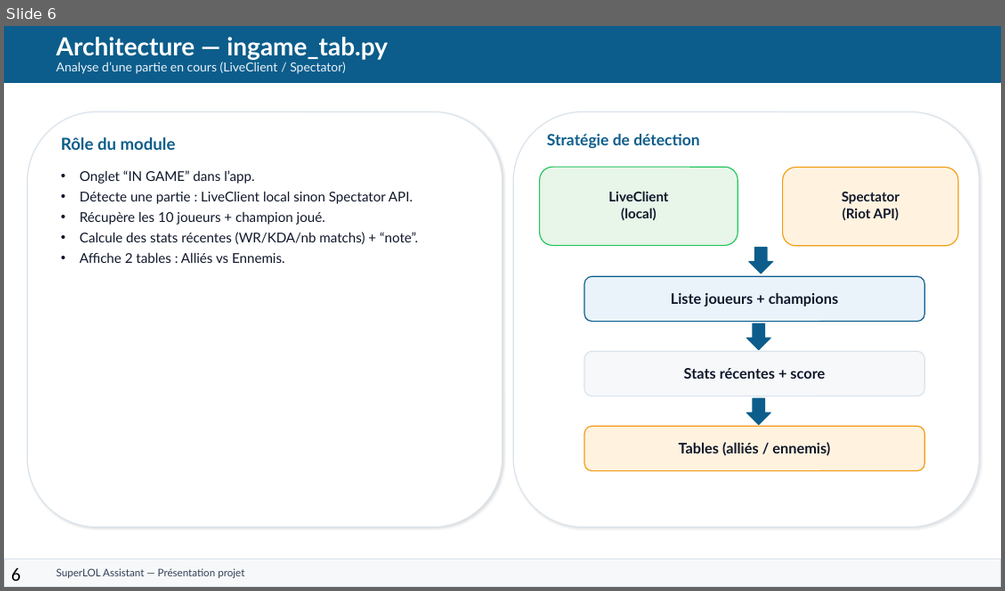
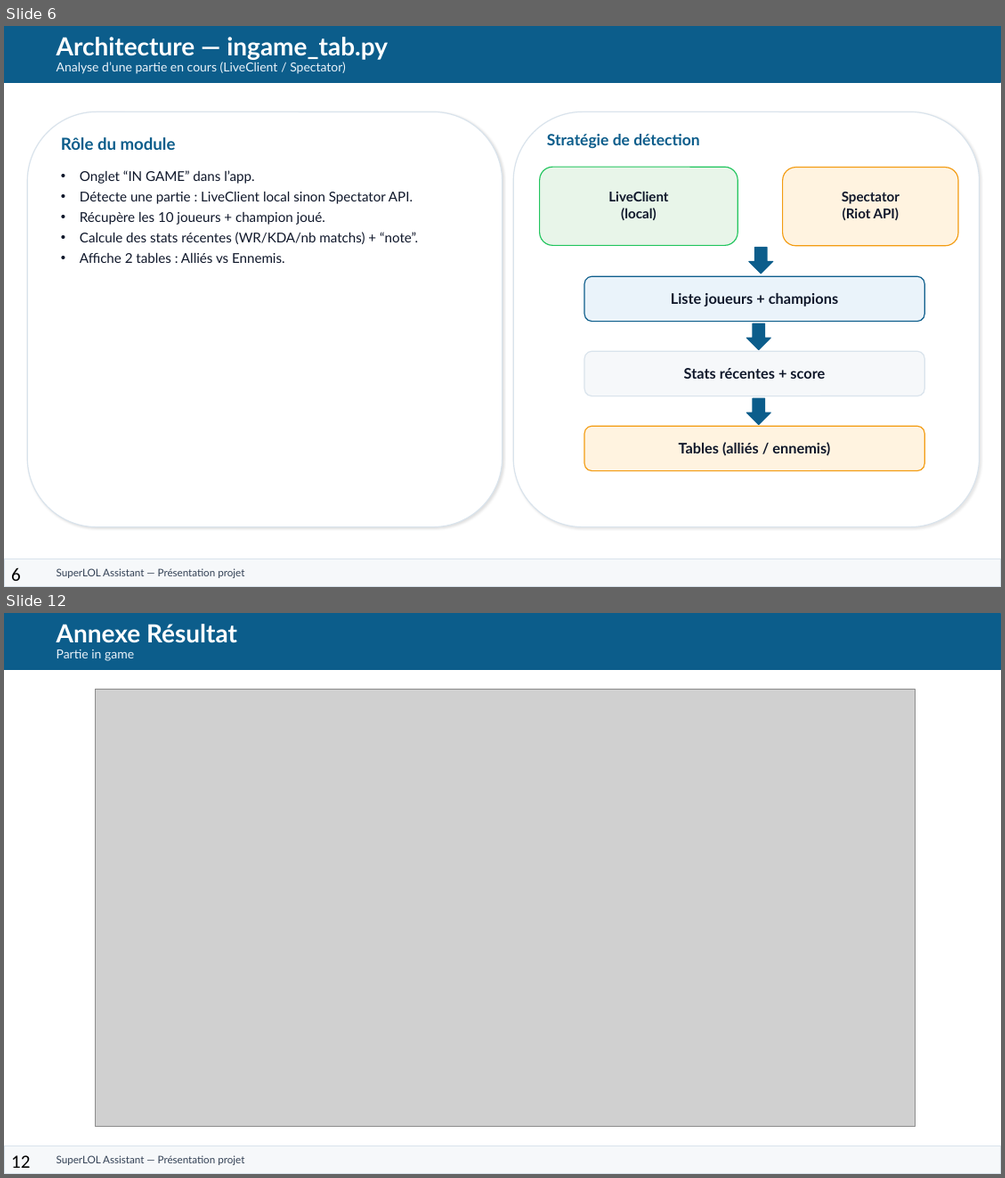
Before and after one commit to monsieurazazel-lgtm/PAI_2025_LEI_ZHANG_superLOLassistant, a slide deck: Soutenance_SuperLOL_Presentation.pptx. Shown one above the other, each under a label of ours: slide 6 before the commit, slides 6 and 12 after it; the slides between them are not shown. The pictures are 1005x591 and 1005x1178 pixels, drawn with LibreOffice and Linux fonts; fonts in the diff are those of the drawing; grey boxes stand for pictures. Boxes give left, top, right and bottom in pixels: in the first picture for what was removed or moved away, otherwise in the second. Text is boxed around its words. In the diff, an @@ line names an element or a change of style, - is before the commit and + after.

```diff
--- a/Soutenance_SuperLOL_Presentation.pptx
+++ b/Soutenance_SuperLOL_Presentation.pptx
@@ slide 12 added at [4, 613, 1001, 1174], background #FFFFFF @@
@@ rectangle added at [4, 614, 1001, 670], fill #0C5D8B, outline #0C5D8B 1 pt @@
@@ text added at [57, 624, 237, 643], 24 pt, text #FFFFFF, bold @@
+Annexe Résultat
@@ text added at [57, 649, 134, 661], 12 pt, text #EAF3FA @@
+Partie in game
@@ picture added at [96, 689, 914, 1126] @@
@@ rectangle added at [4, 1145, 1001, 1174], fill #F6F8FA, outline #D9E3EC 1 pt, 18 pt, text #000000 @@
+12
@@ text added at [57, 1155, 244, 1165], 10 pt, text #334155 @@
+SuperLOL Assistant — Présentation projet
```
Also in this commit, not shown: 6 slides changed, 1 other slide added.
